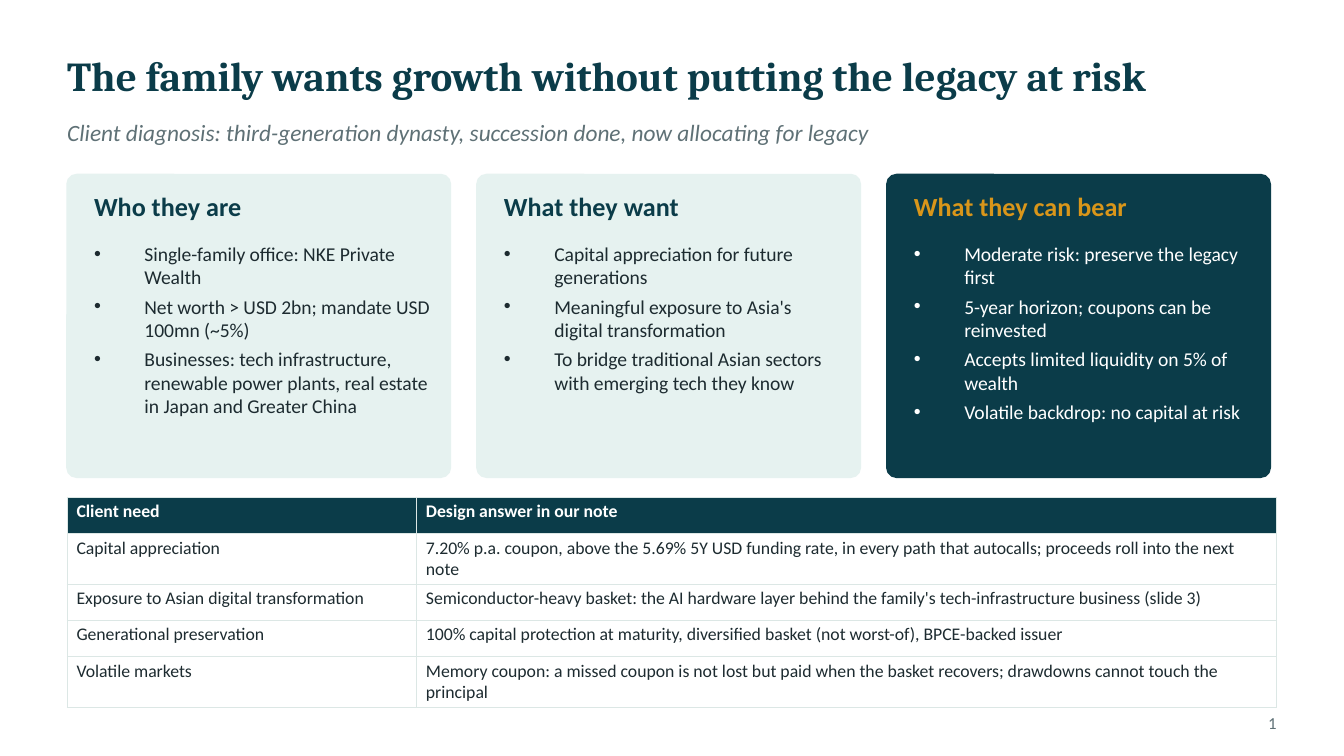
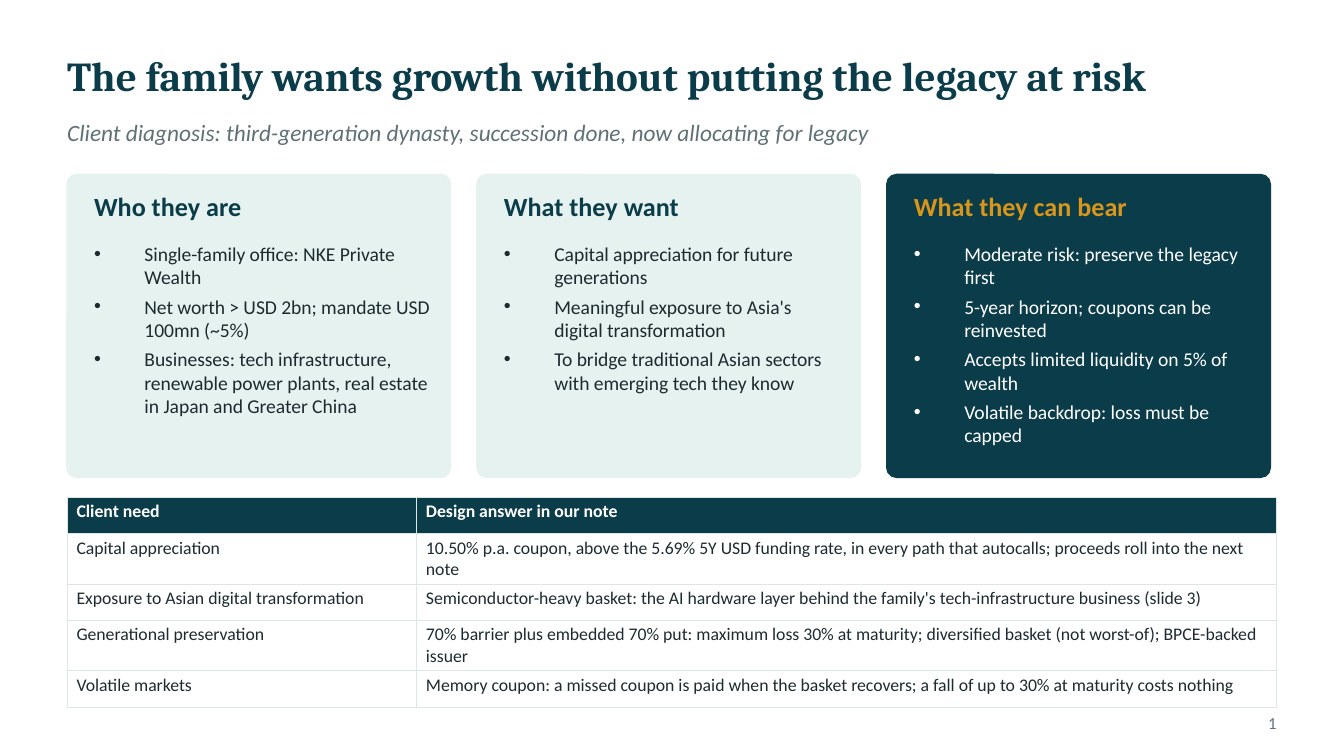
Before and after one commit to benjaminlhl/natixis-case-comp, a slide deck: slide 4 of deck/Asian-Digital-Autocallable-Note.pptx. Drawn at 1344x756 pixels with LibreOffice and Linux fonts; fonts in the diff are those of the drawing. Boxes give left, top, right and bottom in pixels: in the first picture for what was removed or moved away, otherwise in the second. Text is boxed around its words. In the diff, an @@ line names an element or a change of style, - is before the commit and + after.

```diff
--- a/deck/Asian-Digital-Autocallable-Note.pptx
+++ b/deck/Asian-Digital-Autocallable-Note.pptx
@@ text at [964, 405, 1209, 445]: text changed @@
-• Volatile backdrop: no capital at risk
+• Volatile backdrop: loss must be capped
@@ table at [67, 497, 1277, 698] @@
-row 2, column 2: 7.20% p.a. coupon, above the 5.69% 5Y USD funding rate, in every path that autocalls; proceeds roll into the next note
+row 2, column 2: 10.50% p.a. coupon, above the 5.69% 5Y USD funding rate, in every path that autocalls; proceeds roll into the next note
-row 4, column 2: 100% capital protection at maturity, diversified basket (not worst-of), BPCE-backed issuer
+row 4, column 2: 70% barrier plus embedded 70% put: maximum loss 30% at maturity; diversified basket (not worst-of); BPCE-backed issuer
-row 5, column 2: Memory coupon: a missed coupon is not lost but paid when the basket recovers; drawdowns cannot touch the principal
+row 5, column 2: Memory coupon: a missed coupon is paid when the basket recovers; a fall of up to 30% at maturity costs nothing
```
Also in this commit, not shown: 13 other slides changed, 14 other files.
